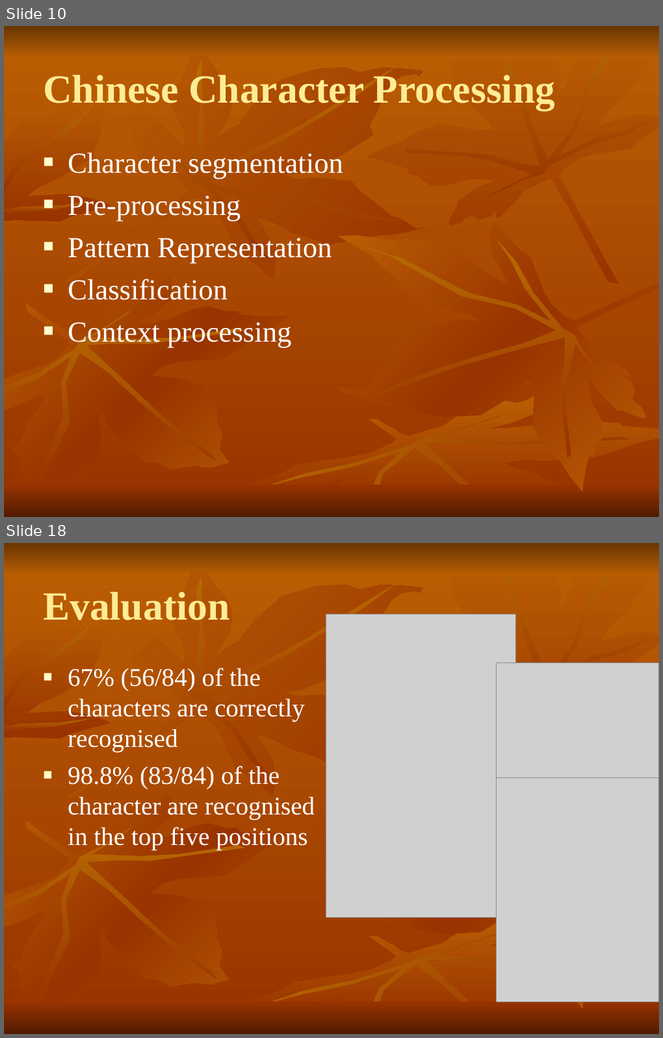
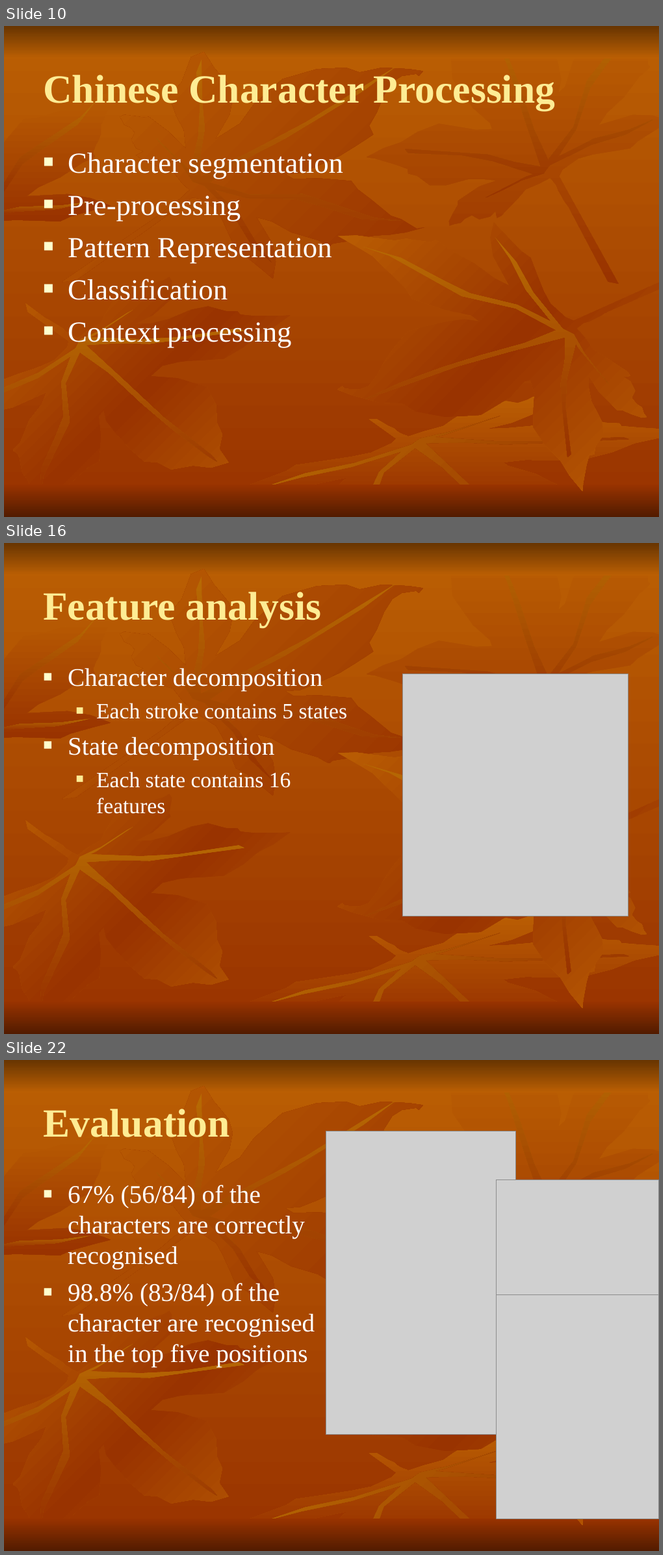
Before and after one commit to shaileshBhokare/honours, a slide deck: Dissertition/report/presentation.ppt. Shown one above the other, each under a label of ours: slides 10 and 18 before the commit, slides 10, 16 and 22 after it; the slides between them are not shown. The pictures are 663x1038 and 663x1555 pixels, drawn with LibreOffice and Linux fonts; fonts in the diff are those of the drawing; grey boxes stand for pictures. Boxes give left, top, right and bottom in pixels: in the first picture for what was removed or moved away, otherwise in the second. Text is boxed around its words. In the diff, an @@ line names an element or a change of style, - is before the commit and + after.

```diff
--- a/Dissertition/report/presentation.ppt
+++ b/Dissertition/report/presentation.ppt
@@ slide 16 added at (x1=4, y1=543, x2=659, y2=1034), background gradient #BB5F03 to #993300; not listed: 18 template elements that a slide beside it also shows @@
@@ title added at (x1=43, y1=592, x2=322, y2=627), 44 pt, text #FEEC94, bold @@
+Feature analysis
@@ text added at (x1=68, y1=668, x2=348, y2=814), 24 pt, text #FFFFFF @@
+■ Character decomposition
+  ■ Each stroke contains 5 states
+■ State decomposition
+  ■ Each state contains 16 features
@@ picture added at (x1=402, y1=674, x2=629, y2=917) @@
@@ what was slide 18 is now slide 22 @@
```
Also in this commit, not shown: 5 slides changed, 8 other slides added, 5 slides removed, 1 other file.
